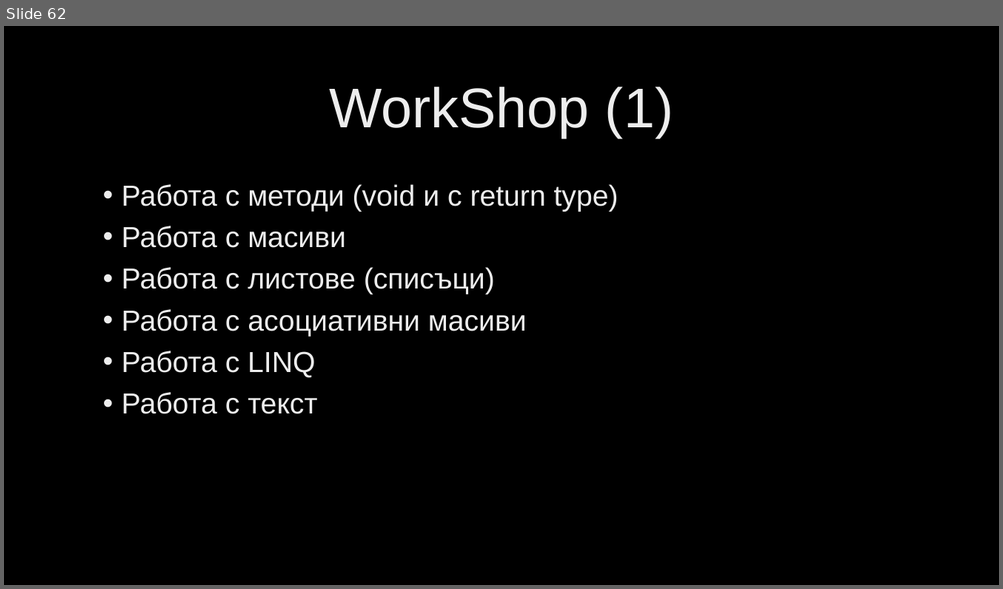
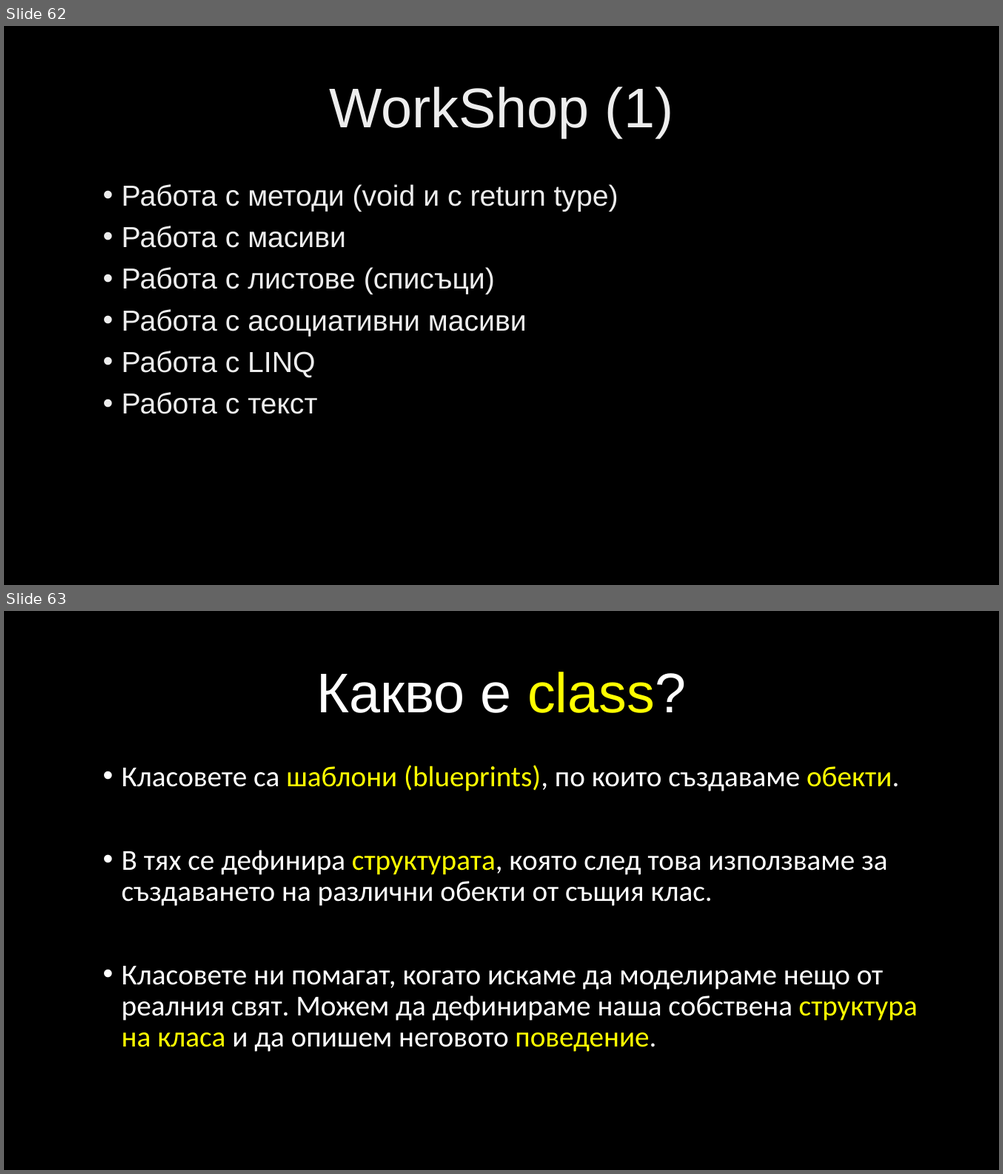
Before and after one commit to velizar92/CSharp-Programming-Presentations, a slide deck: C# Intermediate.pptx. Shown one above the other, each under a label of ours: slide 62 before the commit, slides 62 and 63 after it. The pictures are 1003x589 and 1003x1174 pixels, drawn with LibreOffice and Linux fonts; fonts in the diff are those of the drawing; background and template pictures are left out. Boxes give left, top, right and bottom in pixels: in the first picture for what was removed or moved away, otherwise in the second. Text is boxed around its words. In the diff, an @@ line names an element or a change of style, - is before the commit and + after.

Commit message:
Classes material

```diff
--- a/C# Intermediate.pptx
+++ b/C# Intermediate.pptx
@@ slide 63 added at <box>4,611,999,1170</box>, background picture (left out) @@
@@ title added at <box>317,672,686,713</box>, 54 pt, text #FFFFFF @@
+Какво е class?
@@ text added at <box>122,765,917,1052</box>, 28 pt, text #FFFFFF @@
+• Класовете са шаблони (blueprints), по които създаваме обекти.
+• В тях се дефинира структурата, която след това използваме за създаването на различни обекти от същия клас.
+• Класовете ни помагат, когато искаме да моделираме нещо от реалния свят. Можем да дефинираме наша собствена структура на класа и да опишем неговото поведение.
```
Also in this commit, not shown: 6 other slides added.
